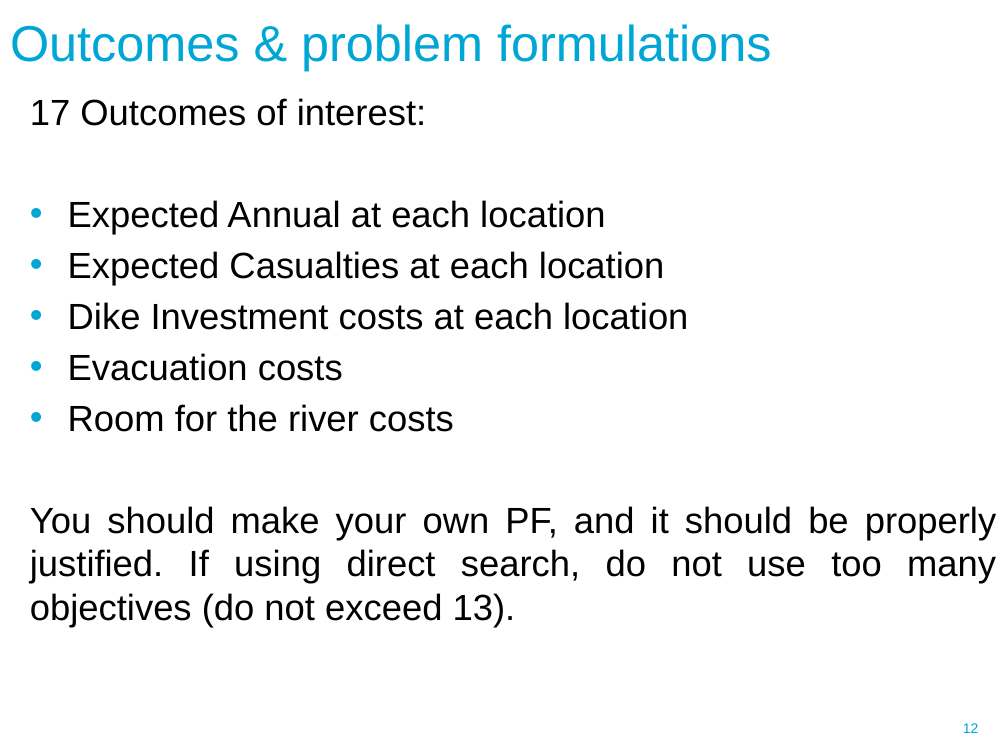
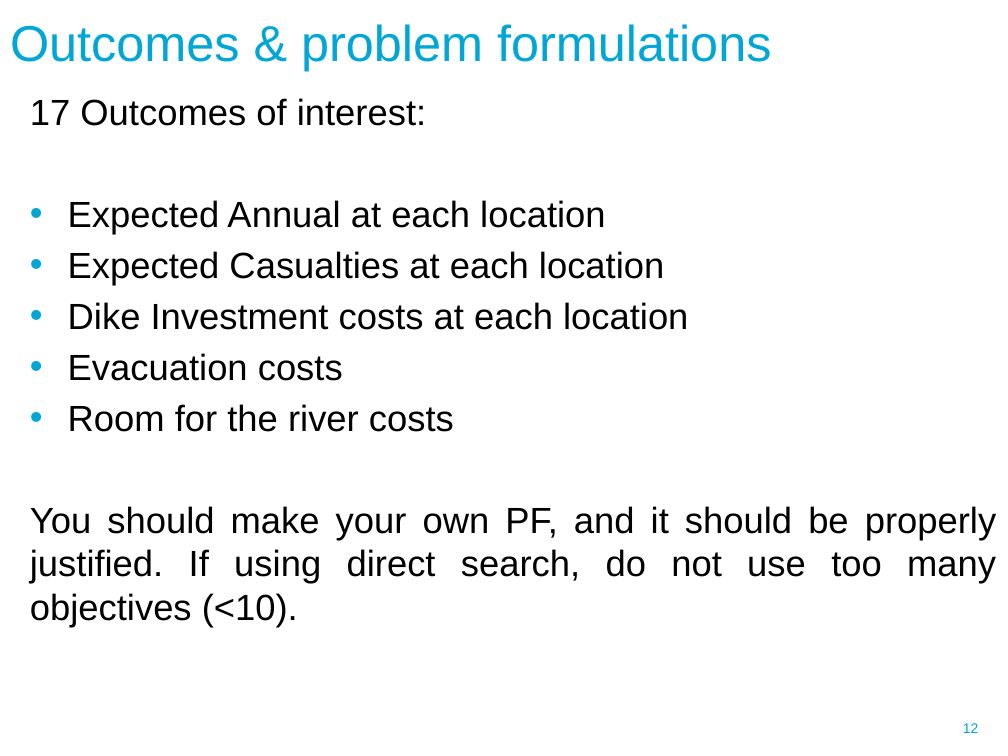
Before and after one commit to madhu-naik/epa1361_open, a slide deck: slide 12 of final assignment/EPAcourse_presentation.pptx. Drawn at 1008x756 pixels with LibreOffice and Linux fonts; fonts in the diff are those of the drawing; background and template pictures are left out. Boxes give left, top, right and bottom in pixels: in the first picture for what was removed or moved away, otherwise in the second. Text is boxed around its words. In the diff, an @@ line names an element or a change of style, - is before the commit and + after.

```diff
--- a/final assignment/EPAcourse_presentation.pptx
+++ b/final assignment/EPAcourse_presentation.pptx
@@ text at (30, 506, 996, 627): text changed @@
-You should make your own PF, and it should be properly justified. If using direct search, do not use too many objectives (do not exceed 13).
+You should make your own PF, and it should be properly justified. If using direct search, do not use too many objectives (<10).
```
Also in this commit, not shown: 2 other slides changed, 1 other file.
